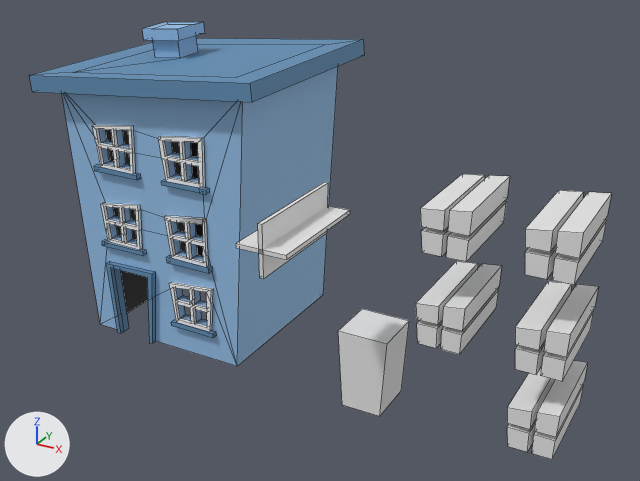
The FBX model Assets/_Models/Structures/Broken/Small apartment building 2.fbx: old version first, new version second.
Rendered twice from a 50 mm camera at (5.92, -8.03, 5.27) aimed at (1.85, -0.63, 1.57). Lighting does not change. The marker at lower left points along +X, +Y and +Z. Mesh edges are drawn as thin lines. Where no turn or scale is listed for an object, it has been applied to the vertices.
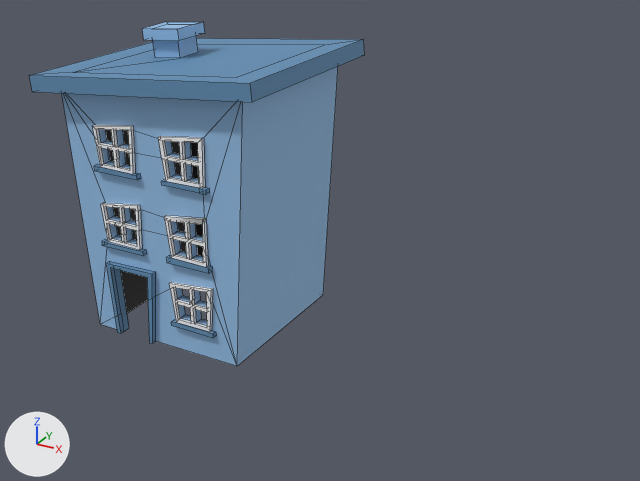
Where the newer file only moved an object's origin or applied its transform, the numbers keep the older frame.

Location of each change, [x1, y1, x2, y2] in pixels of the pictures (640 x 481 px):
'Cube.001', deleted
    before: [416, 174, 612, 460]
'Cube', deleted
    before: [338, 309, 409, 416]
'Cube.002', deleted
    before: [258, 182, 328, 279]
'Cube.003', deleted
    before: [236, 206, 350, 260]

Diff of the bpy script that builds the scene:
```diff
--- a/Assets/_Models/Structures/Broken/Small apartment building 2.fbx.py
+++ b/Assets/_Models/Structures/Broken/Small apartment building 2.fbx.py
@@ ob_cube_002 @@
-ob_cube_002 = bpy.data.objects.new('Cube.002', me_cube_007)
-ob_cube_002.location = (2.37, -2.012, 2.327)
@@ ob_cube_001 @@
-ob_cube_001 = bpy.data.objects.new('Cube.001', me_cube_002)
-ob_cube_001.location = (3.536, -1.005, 2.31)
@@ ob_cube @@
-ob_cube = bpy.data.objects.new('Cube', me_cube_017)
-ob_cube.location = (2.589, -0.795, 0.43)
@@ ob_cube_003 @@
-ob_cube_003 = bpy.data.objects.new('Cube.003', me_cube_008)
-ob_cube_003.location = (2.37, -2.012, 2.327)
```
